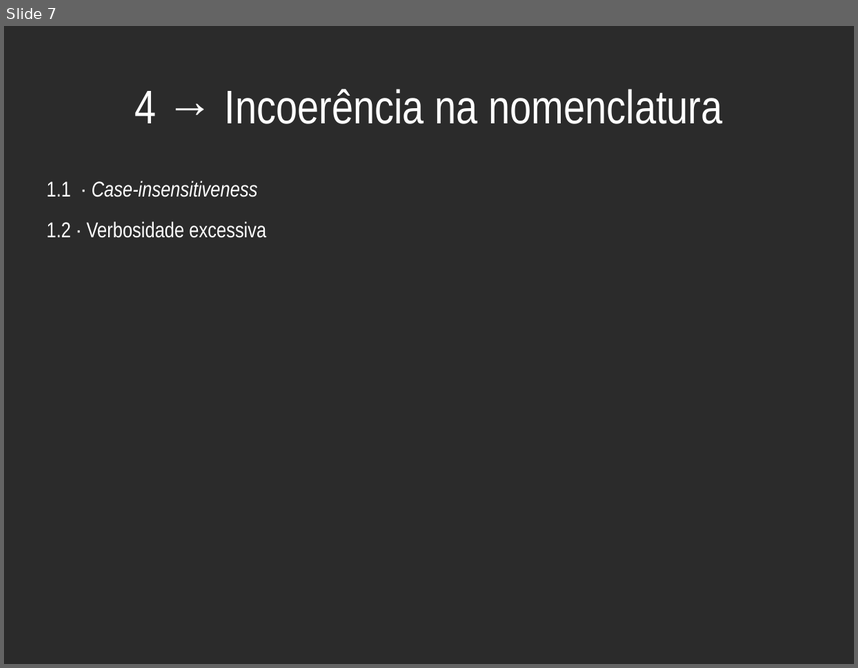
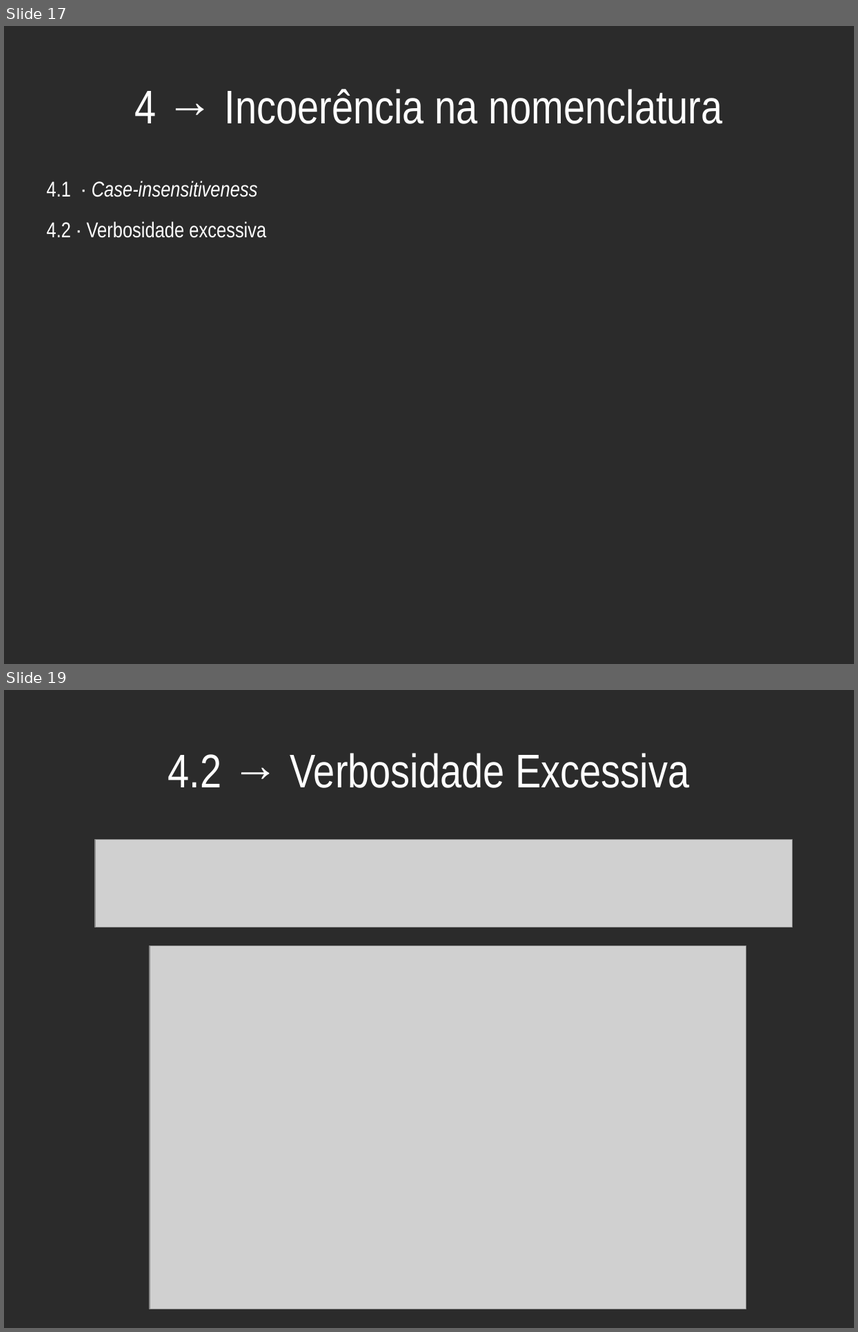
Before and after one commit to haskellcamargo/talks, a slide deck: Bizarrices Just in Time - Como não projetar uma linguagem de programação/Bizarrices Just in Time - Como não projetar uma linguagem de programação.odp. Shown one above the other, each under a label of ours: slide 7 before the commit, slides 17 and 19 after it; the slides between them are not shown. The pictures are 858x668 and 858x1332 pixels, drawn with LibreOffice and Linux fonts; fonts in the diff are those of the drawing; grey boxes stand for pictures; background and template pictures are left out; a plain dark background stands for a picture behind light text. Boxes give left, top, right and bottom in pixels: in the first picture for what was removed or moved away, otherwise in the second. Text is boxed around its words. In the diff, an @@ line names an element or a change of style, - is before the commit and + after.

```diff
--- a/Bizarrices Just in Time - Como não projetar uma linguagem de programação/Bizarrices Just in Time - Como não projetar uma linguagem de programação.odp
+++ b/Bizarrices Just in Time - Como não projetar uma linguagem de programação/Bizarrices Just in Time - Como não projetar uma linguagem de programação.odp
@@ slide 19 added at box(4, 690, 854, 1328), background picture (left out) @@
@@ title added at box(168, 753, 690, 788), 44 pt, text #FFFFFF @@
+4.2 → Verbosidade Excessiva
@@ picture added at box(95, 840, 793, 927) @@
@@ picture added at box(150, 946, 746, 1310) @@
@@ what was slide 7 is now slide 17 @@
@@ slide 17 changed as well @@
@@ text at box(47, 181, 266, 238): text changed @@
-1.1 · Case-insensitiveness
-1.2 · Verbosidade excessiva
+4.1 · Case-insensitiveness
+4.2 · Verbosidade excessiva
```
Also in this commit, not shown: 4 other slides changed, 20 other slides added, 3 other files.
